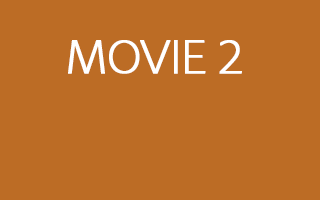
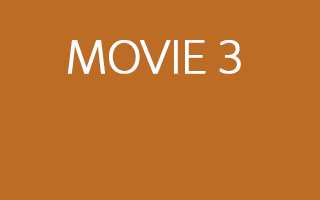
The second 320x200 image is a revision of the first. Changes to its layers:
renamed "MOVIE 2" to "MOVIE 3", painted on it over box(219, 40, 242, 74)
